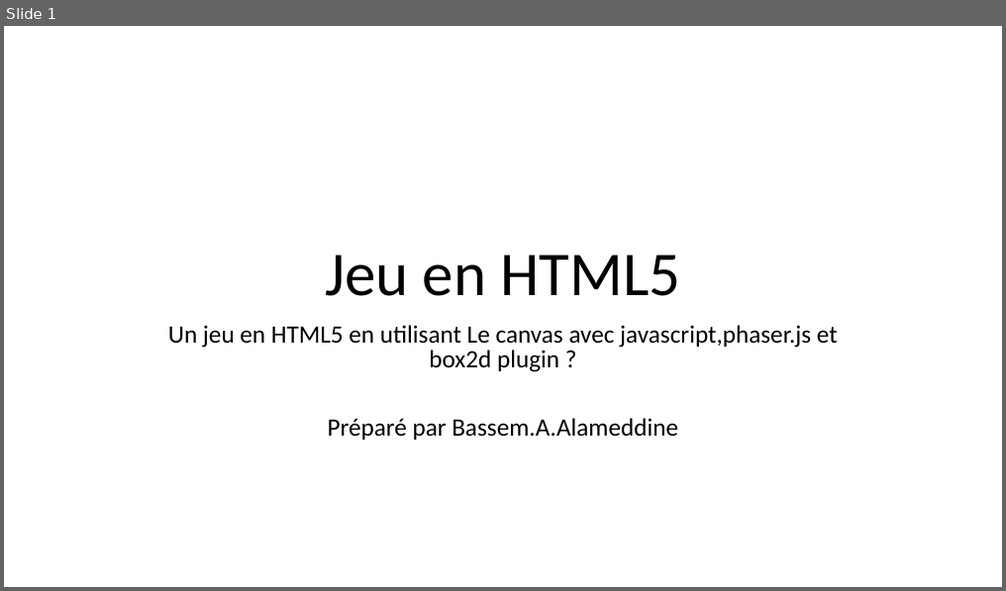
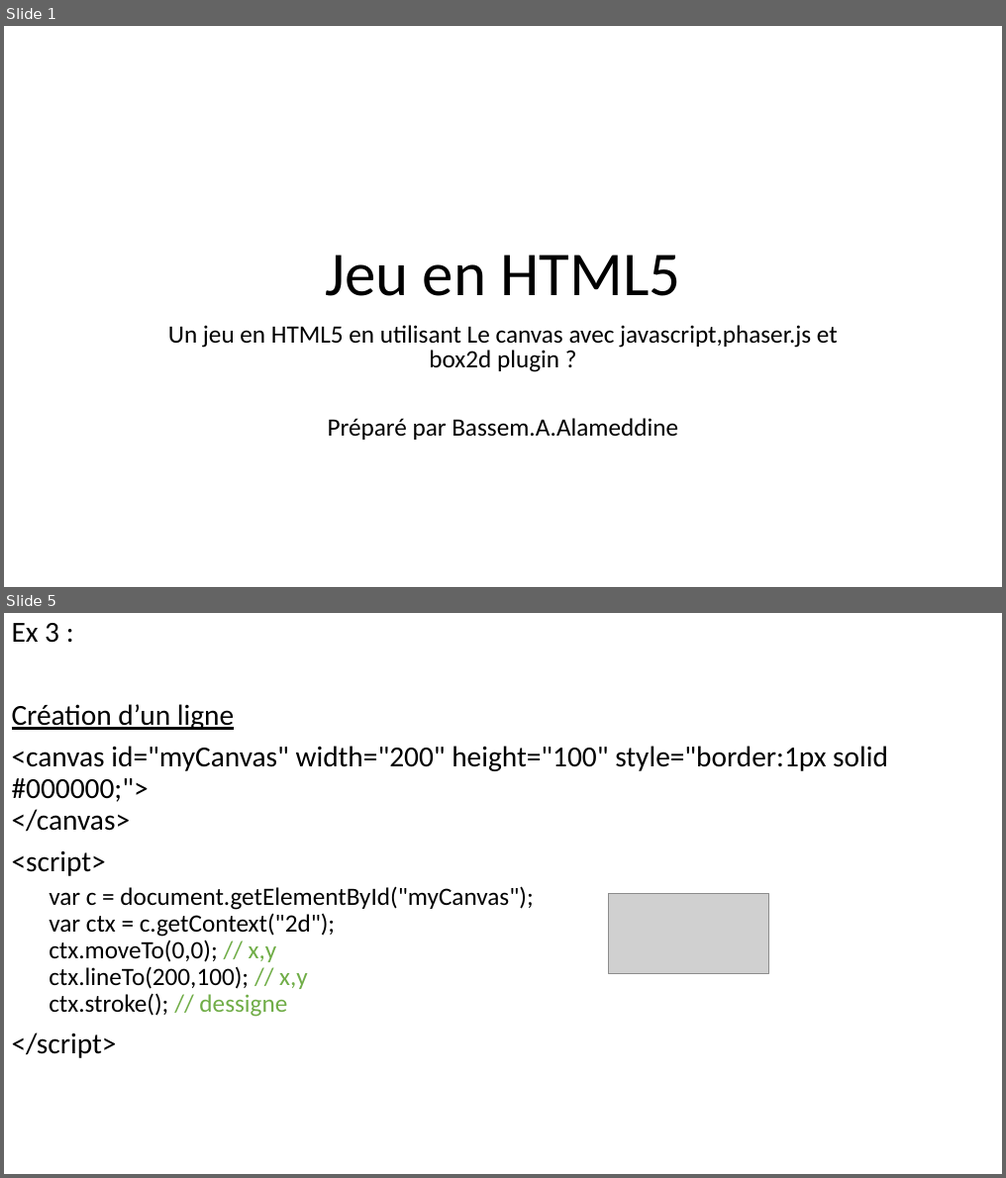
Before and after one commit to balamddine/NewHtml5, a slide deck: CanvasGame/Un jeu en canvas.pptx. Shown one above the other, each under a label of ours: slide 1 before the commit, slides 1 and 5 after it; the slides between them are not shown. The pictures are 1006x591 and 1006x1178 pixels, drawn with LibreOffice and Linux fonts; fonts in the diff are those of the drawing; grey boxes stand for pictures. Boxes give left, top, right and bottom in pixels: in the first picture for what was removed or moved away, otherwise in the second. Text is boxed around its words. In the diff, an @@ line names an element or a change of style, - is before the commit and + after.

```diff
--- a/CanvasGame/Un jeu en canvas.pptx
+++ b/CanvasGame/Un jeu en canvas.pptx
@@ slide 5 added at (x1=4, y1=613, x2=1002, y2=1174), background #FFFFFF @@
@@ text added at (x1=12, y1=623, x2=888, y2=1059), 24 pt, text #000000 @@
+Ex 3 :
+Création d’un ligne
+<canvas id="myCanvas" width="200" height="100" style="border:1px solid #000000;">
+</canvas>
+<script>
+  var c = document.getElementById("myCanvas");
+  var ctx = c.getContext("2d");
+  ctx.moveTo(0,0); // x,y
+  ctx.lineTo(200,100); // x,y
+  ctx.stroke(); // dessigne
+</script>
@@ picture added at (x1=609, y1=894, x2=769, y2=973) @@
```
Also in this commit, not shown: 7 other slides added, 6 other files.
